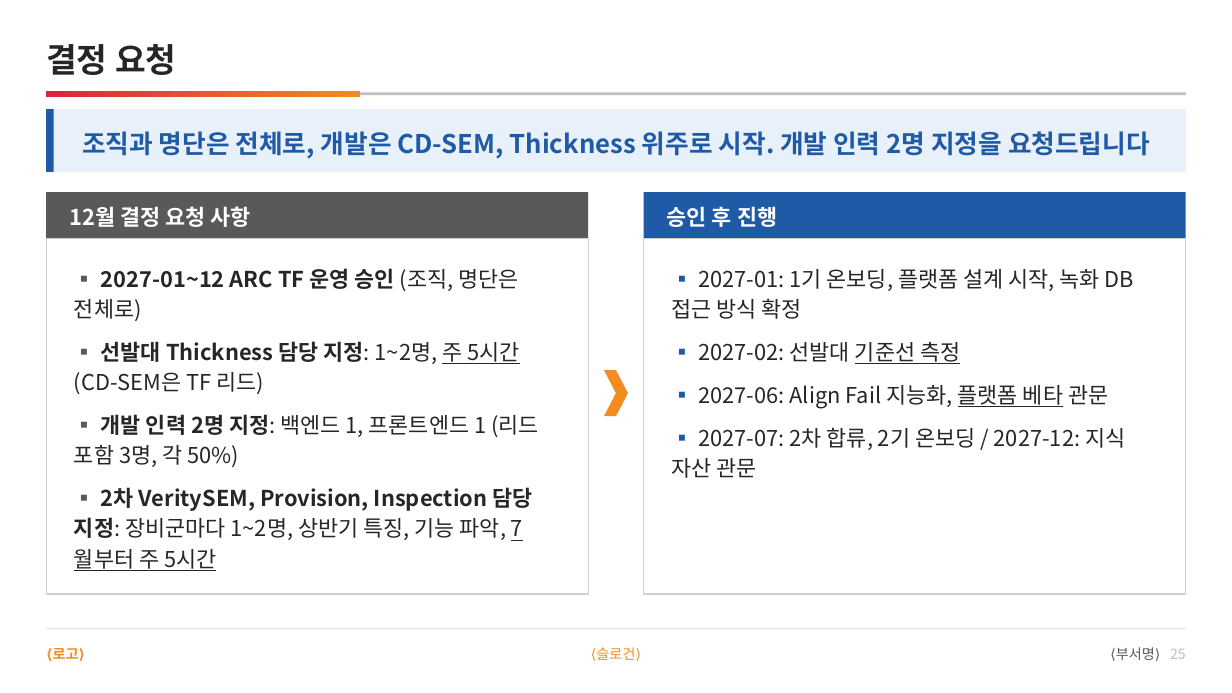
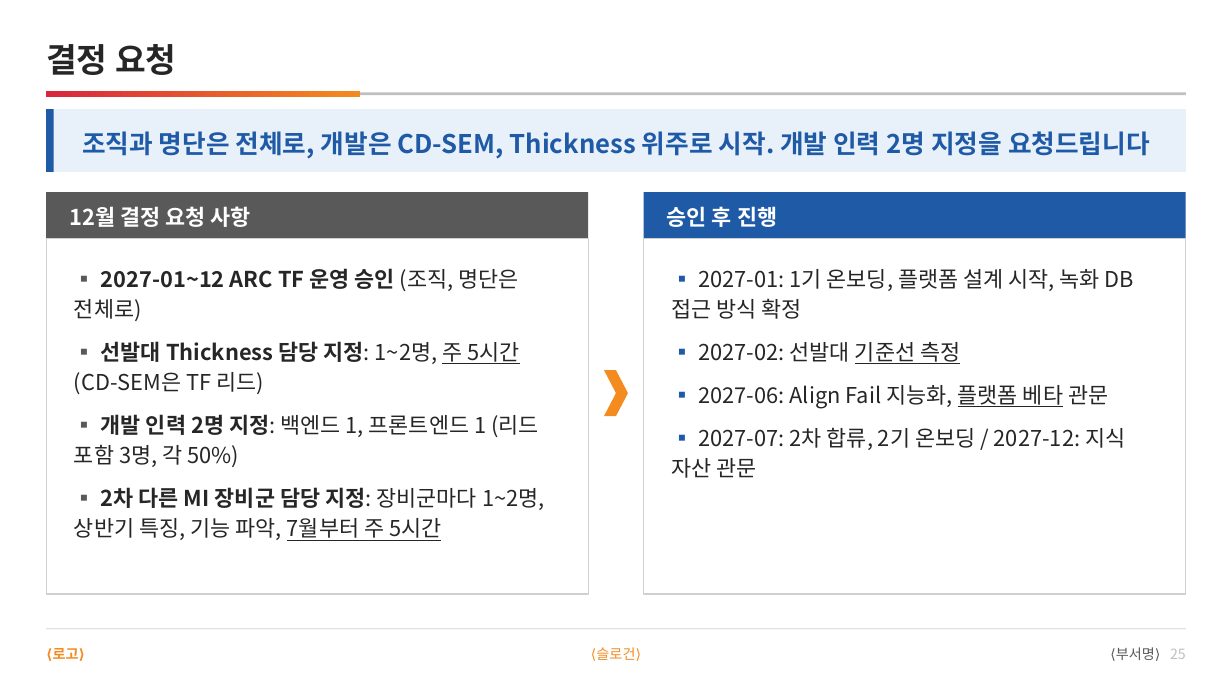
Before and after one commit to DarrenKoi/pm_notes, a slide deck: slide 25 of my-task/arc-tf/deliverables/arc-tf-team-full.pptx. Drawn at 1232x693 pixels with LibreOffice and Linux fonts; fonts in the diff are those of the drawing. Boxes give left, top, right and bottom in pixels: in the first picture for what was removed or moved away, otherwise in the second. Text is boxed around its words. In the diff, an @@ line names an element or a change of style, - is before the commit and + after.

```diff
--- a/my-task/arc-tf/deliverables/arc-tf-team-full.pptx
+++ b/my-task/arc-tf/deliverables/arc-tf-team-full.pptx
@@ text at (74, 487, 545, 541): text changed; bold off @@
-▪ 2차 VeritySEM, Provision, Inspection 담당 지정: 장비군마다 1~2명, 상반기 특징, 기능 파악, 7월부터 주 5시간
+▪ 2차 다른 MI 장비군 담당 지정: 장비군마다 1~2명, 상반기 특징, 기능 파악, 7월부터 주 5시간
```
Also in this commit, not shown: 6 other slides changed, 19 other files.
